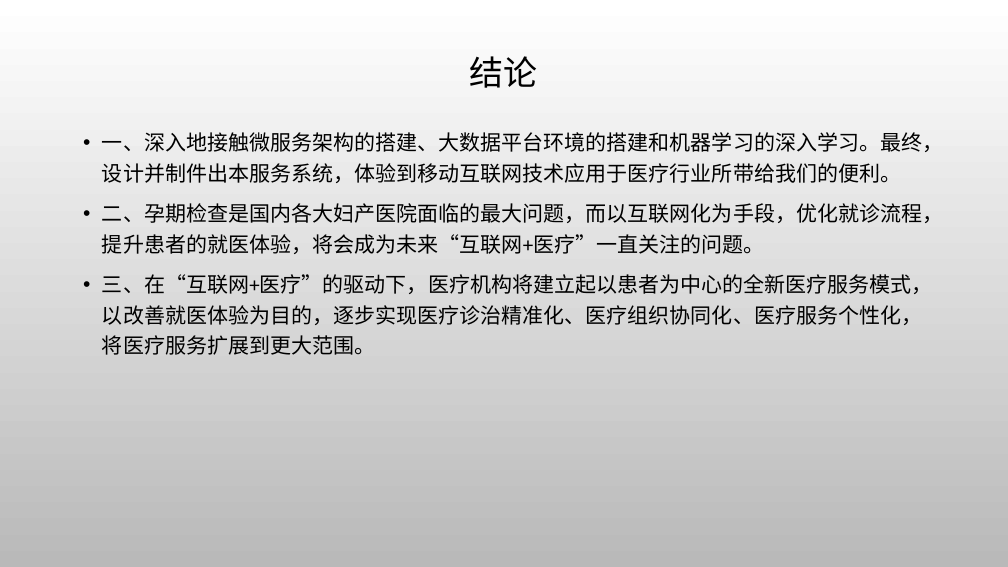
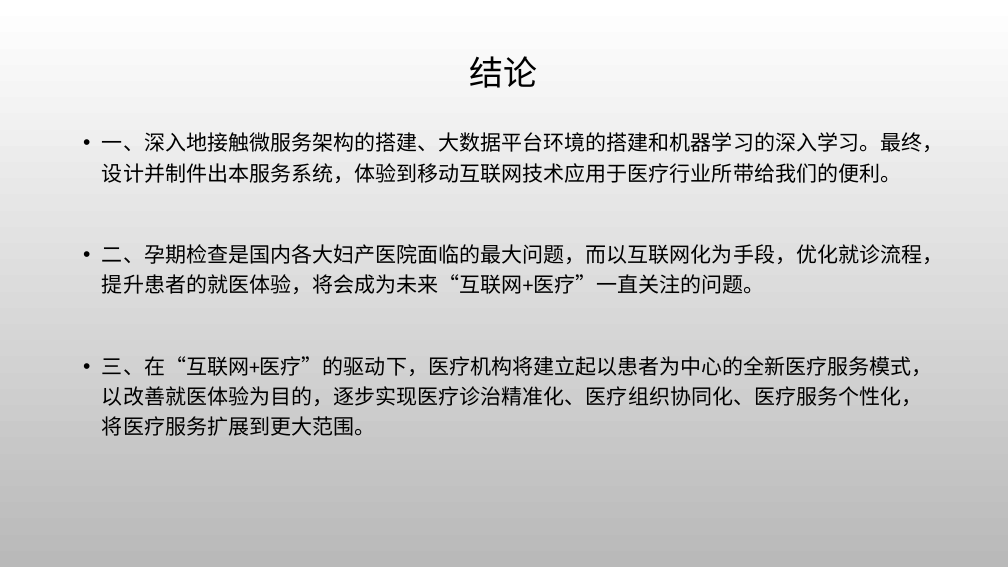
Before and after one commit to ThunderboltLei/BitExams, a slide deck: slide 11 of graduation_design/my_paper/计算机-雷明-毕业答辩.pptx. Drawn at 1008x567 pixels with LibreOffice and Linux fonts; fonts in the diff are those of the drawing; background and template pictures are left out. Boxes give left, top, right and bottom in pixels: in the first picture for what was removed or moved away, otherwise in the second. Text is boxed around its words. In the diff, an @@ line names an element or a change of style, - is before the commit and + after.

```diff
--- a/graduation_design/my_paper/计算机-雷明-毕业答辩.pptx
+++ b/graduation_design/my_paper/计算机-雷明-毕业答辩.pptx
@@ text "一、深入地接触微服务架构的搭建、大数据平台环境的搭建和机器学习的深入学习。最终，设计并制件出本服务系统，体验到移动互联网 ..." rewrapped from bbox=[102, 132, 943, 355] to bbox=[102, 132, 943, 436] @@
```
Also in this commit, not shown: 7 other slides changed, 2 slides added, 2 slides removed.
